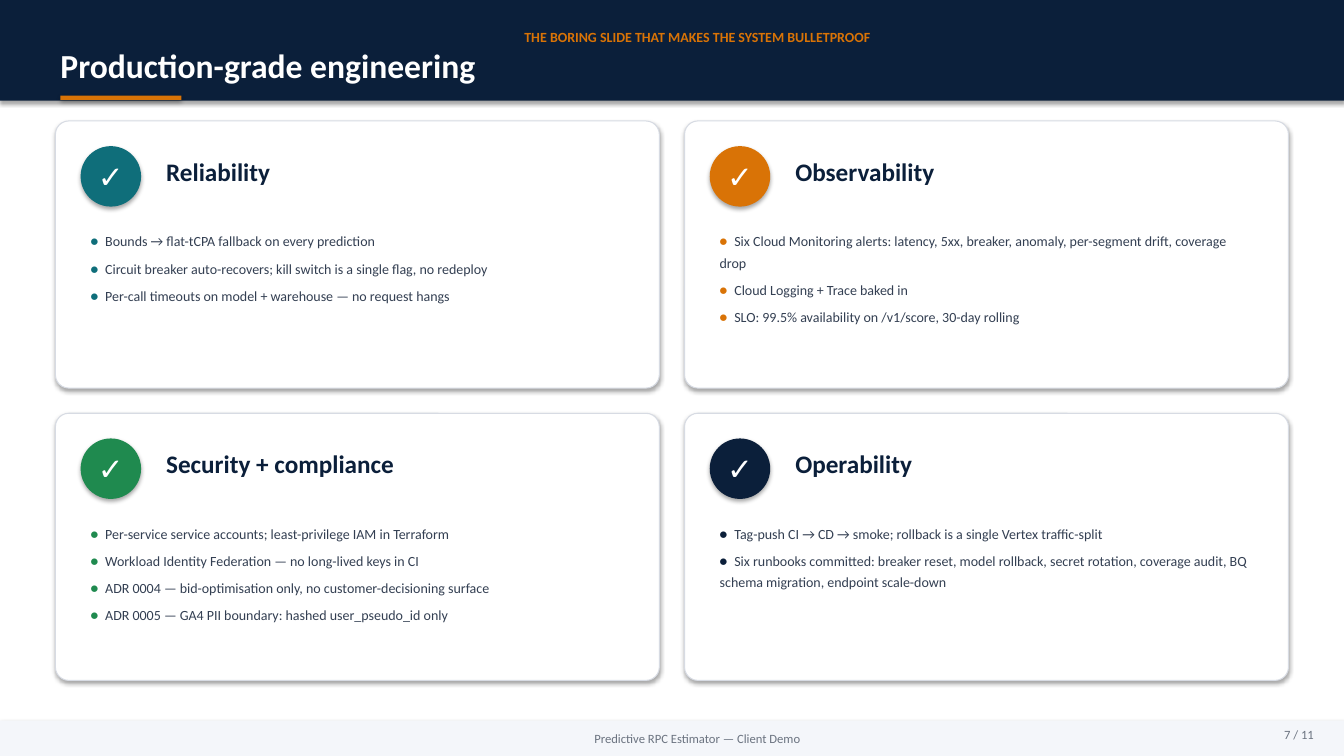
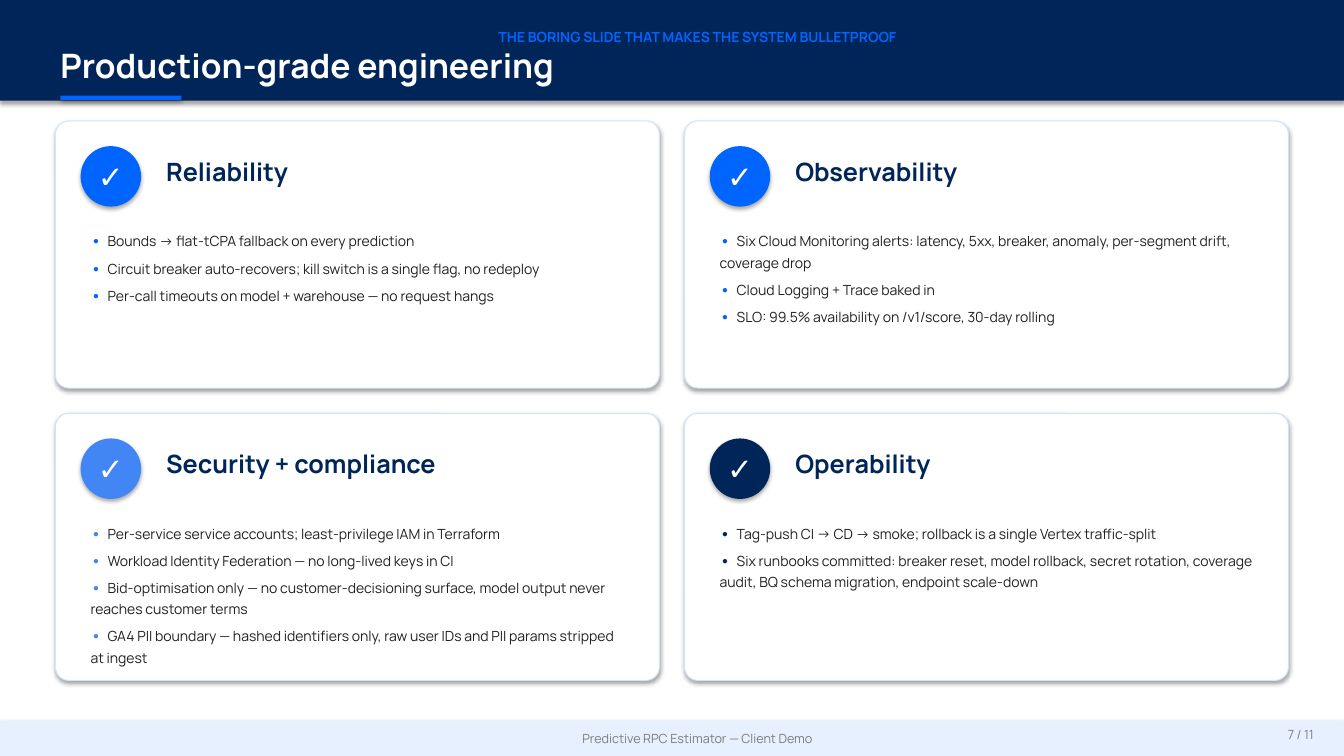
Before and after one commit to asmeyatsky-work/msm, a slide deck: slide 7 of docs/client-demo-deck.pptx. Drawn at 1344x756 pixels with LibreOffice and Linux fonts; fonts in the diff are those of the drawing. Boxes give left, top, right and bottom in pixels: in the first picture for what was removed or moved away, otherwise in the second. Text is boxed around its words. In the diff, an @@ line names an element or a change of style, - is before the commit and + after.

```diff
--- a/docs/client-demo-deck.pptx
+++ b/docs/client-demo-deck.pptx
@@ rectangle "THE BORING SLIDE THAT MAKES ..." at [0,0,1344,101]: font Calibri to Manrope; text colour #D97306 to #0064FF in "THE BORING SLIDE THAT MAKES THE SYSTEM ..."; fill #0B1F3A to #002659 @@
@@ rectangle at [60,96,181,100]: fill #D97306 to #0064FF @@
@@ ellipse "✓" at [81,146,141,207]: font Calibri to Manrope; fill #0F6E7A to #0064FF @@
@@ ellipse "✓" at [710,146,770,207]: font Calibri to Manrope; fill #D97306 to #0064FF @@
@@ text "• Bounds → flat-tCPA fallback ..." at [108,235,539,305]: font Calibri to Manrope, text colour #333F52 to #212121; text colour #0F6E7A to #0064FF in "•", "•", "•" @@
@@ text "• Six Cloud Monitoring alerts: ..." at [720,235,1231,326]: font Calibri to Manrope, text colour #333F52 to #212121; text colour #D97306 to #0064FF in "•", "•", "•" @@
@@ outline #D7DBE3 0.75 pt to #D2E3FC 0.75 pt in 4 elements at [55,121,659,388], [685,121,1289,388], [55,413,659,681], [685,413,1289,681] @@
@@ ellipse "✓" at [81,439,141,499]: font Calibri to Manrope; fill #1F8A4F to #4285F4 @@
@@ ellipse "✓" at [710,439,770,499]: font Calibri to Manrope; fill #0B1F3A to #002659 @@
@@ font Calibri to Manrope, text colour #0B1F3A to #002659 in 4 elements at [166,162,288,187], [795,162,957,187], [166,454,435,479], [795,454,930,479] @@
@@ text at [108,528,500,570]: font Calibri to Manrope in "• Per-service service accounts; least-privilege IAM in ...", "• Workload Identity Federation — no long-lived ..."; text colour #1F8A4F to #4285F4 in "•", "•"; text colour #333F52 to #212121 in "Per-service service accounts; least-privilege IAM in Terrafo ...", "Workload Identity Federation — no long-lived keys ..." @@
@@ text "• Tag-push CI → CD ..." at [720,528,1252,591]: font Calibri to Manrope, text colour #333F52 to #212121; text colour #0B1F3A to #002659 in "•", "•" @@
@@ text at [91,582,614,667]: text changed; font Calibri to Manrope; text colour #333F52 to #212121 @@
-• ADR 0004 — bid-optimisation only, no customer-decisioning surface
-• ADR 0005 — GA4 PII boundary: hashed user_pseudo_id only
+• Bid-optimisation only — no customer-decisioning surface, model output never reaches customer terms
+• GA4 PII boundary — hashed identifiers only, raw user IDs and PII params stripped at ingest
@@ rectangle "Predictive RPC Estimator — Client ..." at [0,721,1344,756]: font Calibri to Manrope, text colour #6B7380 to #7D7D7D; fill #F4F6FA to #E7F0FE @@
@@ text "7 / 11" at [1288,730,1314,739]: font Calibri to Manrope, text colour #6B7380 to #7D7D7D @@
```
Also in this commit, not shown: 10 other slides changed, 1 other file.
